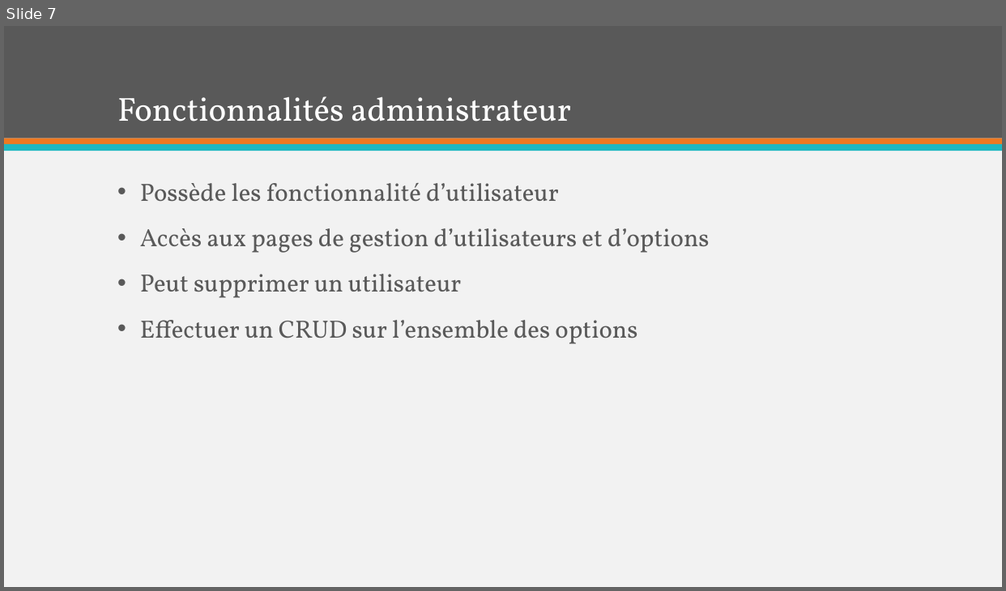
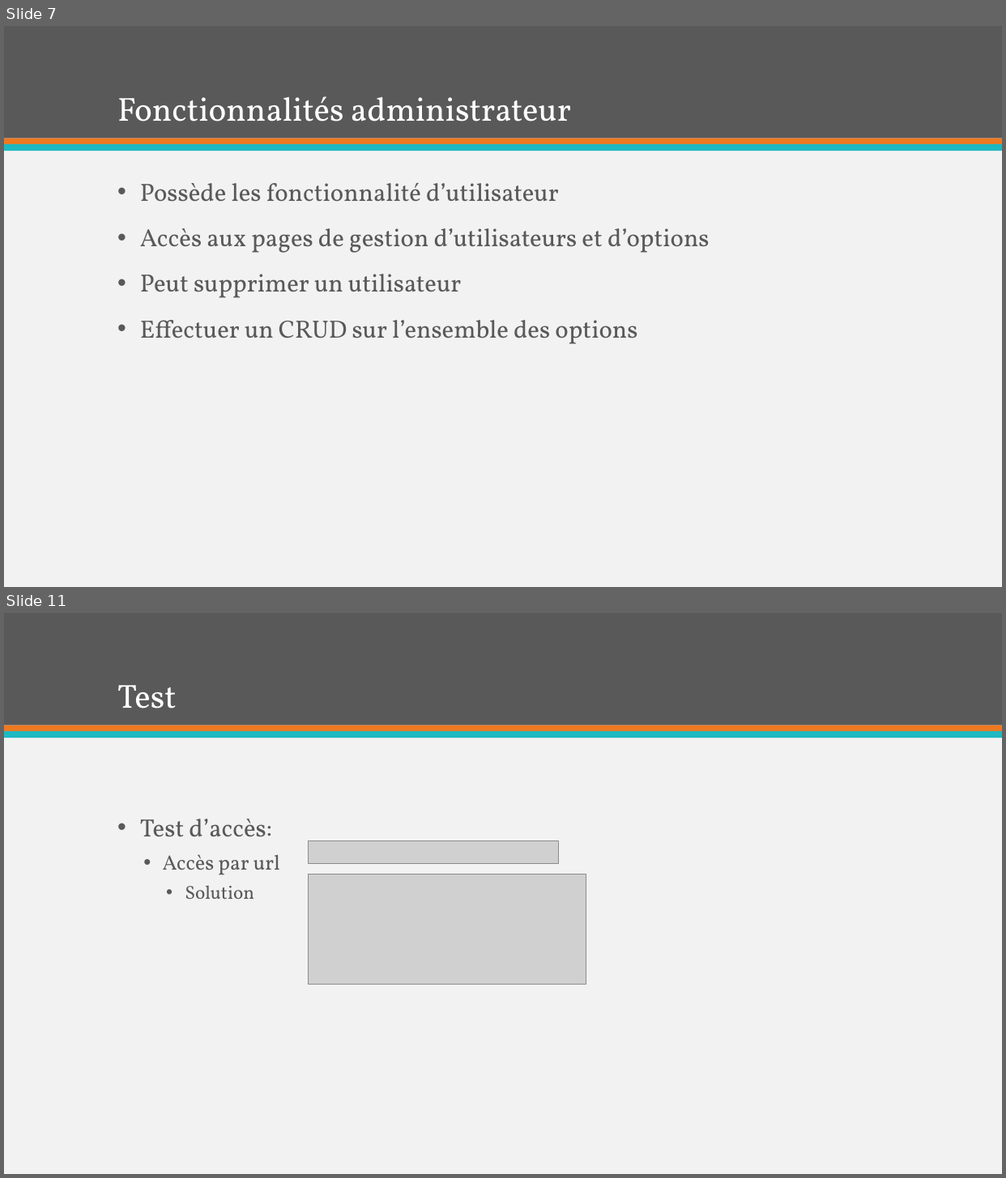
Before and after one commit to Benoris/TPI, a slide deck: Documentation/Orale/Présentation Furnigo.pptx. Shown one above the other, each under a label of ours: slide 7 before the commit, slides 7 and 11 after it; the slides between them are not shown. The pictures are 1006x591 and 1006x1178 pixels, drawn with LibreOffice and Linux fonts; fonts in the diff are those of the drawing; grey boxes stand for pictures. Boxes give left, top, right and bottom in pixels: in the first picture for what was removed or moved away, otherwise in the second. Text is boxed around its words. In the diff, an @@ line names an element or a change of style, - is before the commit and + after.

```diff
--- a/Documentation/Orale/Présentation Furnigo.pptx
+++ b/Documentation/Orale/Présentation Furnigo.pptx
@@ slide 11 added at (4, 613, 1002, 1174), background #F2F2F2; not listed: 3 template elements that a slide beside it also shows @@
@@ title added at (117, 685, 177, 709), 32 pt, text #FFFFFF @@
+Test
@@ text added at (140, 819, 280, 899), 24 pt, text #595959 @@
+• Test d’accès:
+  • Accès par url
+    • Solution
@@ picture added at (309, 841, 559, 864) @@
@@ picture added at (309, 875, 586, 984) @@
```
Also in this commit, not shown: 3 slides changed, 4 other slides added, 1 slide removed, 2 other files.
